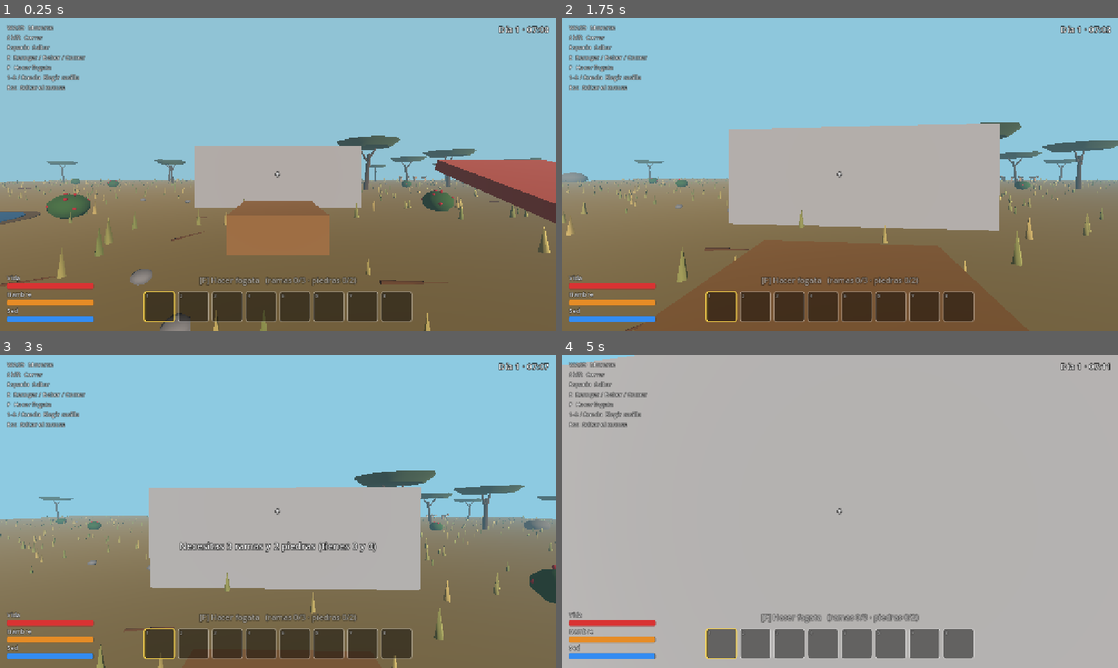
Above: before the commit, frames 1-4 (two rows, left to right).
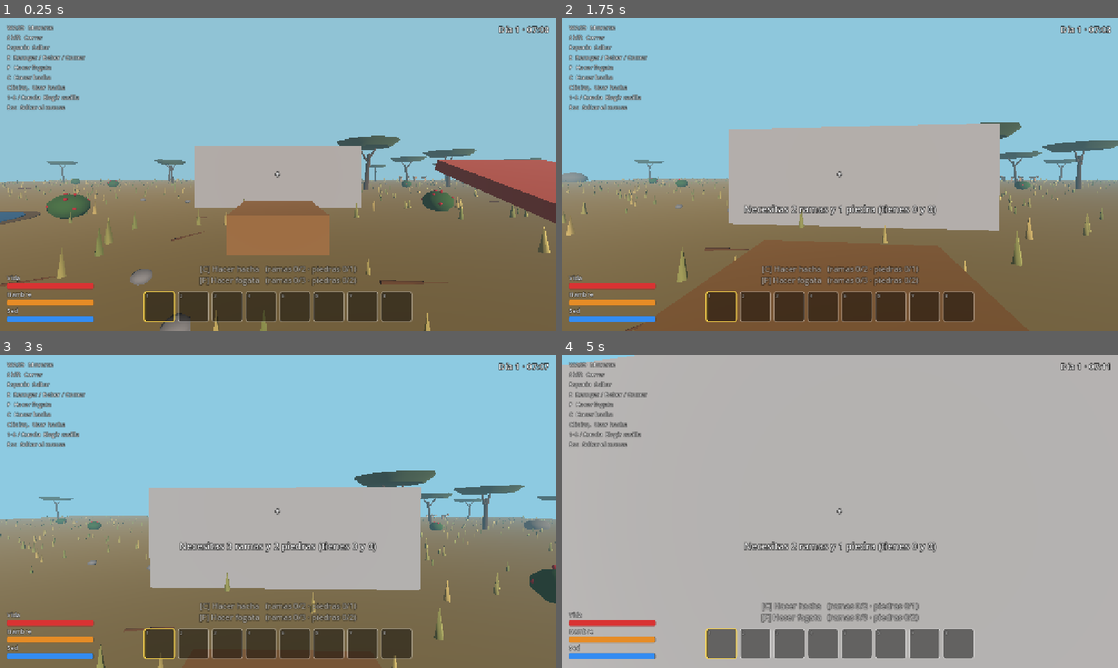
Above: after the commit, the same moments.

Repository: cgalvezd92/VideoJuego
Game: Godot game, scene res://Levels/main.tscn
Two runs of this game, one before a commit and one after it. Both use one fixed random seed, a clock stepped at 60 frames per second and the inputs below.
Inputs (mouse positions are in pixels of both pictures, inside the frame that each line leads up to):
- Up to frame 1 (0.25 s): no input
- Up to frame 2 (1.75 s): tap Enter at 0.5 s; move the mouse to (867, 174) at 0.52 s; press the mouse at (867, 174) at 0.53 s; hold W (move_forward) from 0.53 s (still down); tap E (interact) at 0.6 s; tap Space (jump) at 0.77, 1.52 s; move the mouse to (812, 174) at 1.27 s; release the mouse at (812, 174) at 1.28 s; click (812, 174) at 1.35 s; tap C (craft_axe, bound only after the commit) at 1.55 s
- Up to frame 3 (3 s): keep holding W (move_forward); move the mouse to (289, 505) at 2.02 s; hold C (craft_axe, bound only after the commit) 2.03-2.78 s; tap E (interact) at 2.3 s; tap Space (jump) at 2.75 s; move the mouse to (272, 517) at 2.77 s; tap F (build_fire) at 2.85 s
- Up to frame 4 (5 s): keep holding W (move_forward); tap Space (jump) at 3.02, 3.77, 4.52 s; click (834, 517) at 3.05 s; move the mouse to (878, 514) at 3.52 s; hold C (craft_axe, bound only after the commit) 3.53-4.28 s; tap E (interact) at 3.6, 4.55 s; move the mouse to (795, 508) at 4.27 s; tap Shift (sprint) at 4.35 s

The runs differ from the first frame. In frame 1, 0.9% of the frame differs, in the area x 1-65%, y 18-82%; in frame 2, 1.5%, in the area x 1-68%, y 18-82%; in frame 3, 0.9%; in frame 4, 1.5%.

Commit message:
Etapa 9: hacha de piedra y talar acacias
- crafting.gd: C fabrica un hacha (2 ramas + 1 piedra); aviso [C] encima
  de la barra (desaparece si ya tienes una).
- Player/tools.gd (nodo Tools): muestra objects/stone_axe.tscn en la mano
  cuando su casilla está seleccionada; clic izquierdo golpea con animación.
- objects/acacia.gd: 4 golpes para talar; se sacude, cae y da 4 de madera.
- interactor.gd: aviso '[Clic] Talar acacia (n/4)' o 'Necesitas un hacha'.
- hud.gd: dos líneas de aviso y controles nuevos (C y clic izquierdo).
- Acciones de entrada craft_axe (C) y attack (clic izquierdo).
- CLAUDE.md: etapa 8 lista, etapa 9 en pruebas.

Co-Authored-By: Claude Opus 5.5 <noreply@anthropic.com>
Claude-Session: https://claude.ai/code/session_015eDmJJqEXKPdpgqKicuVm4

Diff:
--- a/Player/crafting.gd
+++ b/Player/crafting.gd
@@ -1,5 +1,5 @@
 extends Node
-## Construcción: con F gastas ramas y piedras para hacer una fogata (Etapa 4).
+## Construcción: con F haces una fogata (Etapa 4) y con C un hacha (Etapa 9).
 ## Va en el nodo "Crafting", hijo de Player.
 
 const CAMPFIRE_SCENE: PackedScene = preload("res://objects/campfire.tscn")
@@ -9,13 +9,18 @@
 ## A cuántos metros delante del jugador aparece la fogata.
 @export var place_distance: float = 2.0
 
+@export_group("Hacha")
+@export var axe_branches: int = 2
+@export var axe_stones: int = 1
+
 @onready var player: CharacterBody3D = owner
 @onready var inventory = owner.get_node("Inventory")
 @onready var hud = owner.get_node("HUD")
 
 
 func _ready() -> void:
-	# El aviso "[F] Hacer fogata" se actualiza solo cuando cambia el inventario.
+	# Los avisos "[F] Hacer fogata" y "[C] Hacer hacha" se actualizan
+	# solo cuando cambia el inventario.
 	inventory.changed.connect(_update_hint)
 	_update_hint()
 
@@ -23,6 +28,28 @@
 func _unhandled_input(event: InputEvent) -> void:
 	if event.is_action_pressed("build_fire"):
 		_try_build_fire()
+	elif event.is_action_pressed("craft_axe"):
+		_try_craft_axe()
+
+
+func _try_craft_axe() -> void:
+	if inventory.get_amount("hacha") > 0:
+		hud.show_message("Ya tienes un hacha")
+		return
+
+	var branches: int = inventory.get_amount("rama")
+	var stones: int = inventory.get_amount("piedra")
+	if branches < axe_branches or stones < axe_stones:
+		hud.show_message("Necesitas %d ramas y %d piedra (tienes %d y %d)"
+			% [axe_branches, axe_stones, branches, stones])
+		return
+
+	if inventory.add_item("hacha", "Hacha", 1) == -1:
+		hud.show_message("Inventario lleno")
+		return
+	inventory.remove_item("rama", axe_branches)
+	inventory.remove_item("piedra", axe_stones)
+	hud.show_message("Hiciste un hacha: selecciona su casilla para usarla")
 
 
 func _try_build_fire() -> void:
@@ -52,8 +79,16 @@
 	var branches: int = inventory.get_amount("rama")
 	var stones: int = inventory.get_amount("piedra")
 	var available: bool = branches >= fire_branches and stones >= fire_stones
-	hud.set_hint("[F] Hacer fogata   (ramas %d/%d · piedras %d/%d)"
+	hud.set_hint(0, "[F] Hacer fogata   (ramas %d/%d · piedras %d/%d)"
 		% [branches, fire_branches, stones, fire_stones], available)
+
+	# El aviso del hacha desaparece cuando ya tienes una.
+	if inventory.get_amount("hacha") > 0:
+		hud.set_hint(1, "", false)
+	else:
+		var can_axe: bool = branches >= axe_branches and stones >= axe_stones
+		hud.set_hint(1, "[C] Hacer hacha   (ramas %d/%d · piedras %d/%d)"
+			% [branches, axe_branches, stones, axe_stones], can_axe)
 
 
 ## Busca suelo delante del jugador. Devuelve la posición o null.
--- a/Player/hud.gd
+++ b/Player/hud.gd
@@ -4,7 +4,8 @@
 
 var prompt_label: Label
 var message_label: Label
-var hint_label: Label
+## Avisos encima de la barra: [0] = fogata, [1] = hacha.
+var hint_labels: Array[Label] = []
 var clock_label: Label
 var health_bar: ProgressBar
 var hunger_bar: ProgressBar
@@ -17,6 +18,8 @@
 Espacio  Saltar
 E  Recoger / Beber / Comer
 F  Hacer fogata
+C  Hacer hacha
+Clic izq.  Usar hacha
 1-8 / Rueda  Elegir casilla
 Esc  Soltar el mouse"""
 
@@ -28,10 +31,12 @@
 	message_label = _create_label(80.0)
 
 	# Aviso encima de la barra de casillas (por ejemplo, "[F] Hacer fogata").
-	hint_label = _create_label(0.0)
-	hint_label.vertical_alignment = VERTICAL_ALIGNMENT_BOTTOM
-	hint_label.offset_bottom = -104.0
-	hint_label.add_theme_font_size_override("font_size", 18)
+	for i in 2:
+		var hint := _create_label(0.0)
+		hint.vertical_alignment = VERTICAL_ALIGNMENT_BOTTOM
+		hint.offset_bottom = -104.0 - i * 26.0  # Cada aviso, una línea más arriba.
+		hint.add_theme_font_size_override("font_size", 18)
+		hint_labels.append(hint)
 
 	# Lista de controles, pequeña, arriba a la izquierda.
 	var controls := _create_label(0.0)
@@ -66,16 +71,17 @@
 	prompt_label.text = new_text
 
 
-## Aviso de acción encima de la barra. Si "available" es false se ve atenuado.
-func set_hint(new_text: String, available: bool) -> void:
-	hint_label.text = new_text
+## Aviso de acción encima de la barra ("line" 0 o 1).
+## Si "available" es false se ve atenuado. Con texto vacío no se ve.
+func set_hint(line: int, new_text: String, available: bool) -> void:
+	var hint: Label = hint_labels[line]
+	hint.text = new_text
 	if available:
-		hint_label.modulate = Color(1.0, 0.85, 0.3)
+		hint.modulate = Color(1.0, 0.85, 0.3)
 	else:
-		hint_label.modulate = Color(1, 1, 1, 0.55)
+		hint.modulate = Color(1, 1, 1, 0.55)
 
 
-## La llama Survival 4 veces por segundo para actualizar las barras.
 func set_stats(health: float, hunger: float, thirst: float, max_value: float, near_fire: bool) -> void:
 	health_bar.max_value = max_value
 	hunger_bar.max_value = max_value
--- a/Player/interactor.gd
+++ b/Player/interactor.gd
@@ -5,6 +5,7 @@
 
 @onready var hud = owner.get_node("HUD")
 @onready var inventory = owner.get_node("Inventory")
+@onready var tools = owner.get_node("Tools")
 
 
 func _ready() -> void:
@@ -27,6 +28,12 @@
 		hud.set_prompt(target.get_prompt())
 		if pressed:
 			hud.show_message(target.interact(owner))
+	elif target != null and target.has_method("chop"):
+		# Árboles: se talan con el hacha (clic izquierdo, lo gestiona Tools).
+		if tools.is_holding_axe():
+			hud.set_prompt("[Clic] " + target.get_chop_text())
+		else:
+			hud.set_prompt("Necesitas un hacha en la mano para talar")
 	else:
 		hud.set_prompt("")
 
--- a/Player/player.tscn
+++ b/Player/player.tscn
@@ -7,6 +7,7 @@
 [ext_resource type="Script" path="res://Player/inventory_ui.gd" id="5_invui"]
 [ext_resource type="Script" path="res://Player/crafting.gd" id="6_craft"]
 [ext_resource type="Script" path="res://Player/survival.gd" id="7_surv"]
+[ext_resource type="Script" path="res://Player/tools.gd" id="8_tools"]
 
 [sub_resource type="CapsuleShape3D" id="CapsuleShape3D_y2pph"]
 radius = 0.35
@@ -44,3 +45,6 @@
 
 [node name="Survival" type="Node" parent="." unique_id=1648220913]
 script = ExtResource("7_surv")
+
+[node name="Tools" type="Node" parent="." unique_id=1129384756]
+script = ExtResource("8_tools")
--- /dev/null
+++ b/Player/tools.gd
@@ -0,0 +1,71 @@
+extends Node
+## Herramientas: muestra el hacha en la mano y golpea con clic izquierdo (Etapa 9).
+## Va en el nodo "Tools", hijo de Player.
+
+const AXE_SCENE: PackedScene = preload("res://objects/stone_axe.tscn")
+
+## Segundos entre golpe y golpe.
+@export var swing_cooldown: float = 0.5
+
+@onready var inventory = owner.get_node("Inventory")
+@onready var hud = owner.get_node("HUD")
+@onready var camera: Camera3D = owner.get_node("Head/Camera3D")
+@onready var interactor: RayCast3D = owner.get_node("Head/Camera3D/Interactor")
+
+var axe_model: Node3D
+var rest_rotation: Vector3
+var cooldown: float = 0.0
+
+
+func _ready() -> void:
+	# El hacha se pone delante de la cámara, abajo a la derecha.
+	axe_model = AXE_SCENE.instantiate()
+	camera.add_child(axe_model)
+	axe_model.position = Vector3(0.32, -0.32, -0.55)
+	axe_model.rotation_degrees = Vector3(10, -15, 0)
+	rest_rotation = axe_model.rotation
+
+	inventory.changed.connect(_update_held)
+	inventory.selection_changed.connect(_update_held)
+	_update_held()
+
+
+func _process(delta: float) -> void:
+	cooldown -= delta
+
+
+func _unhandled_input(event: InputEvent) -> void:
+	# Solo golpea con el mouse capturado (el primer clic tras Esc lo recaptura).
+	if event.is_action_pressed("attack") and Input.mouse_mode == Input.MOUSE_MODE_CAPTURED:
+		if is_holding_axe() and cooldown <= 0.0:
+			_swing()
+
+
+func is_holding_axe() -> bool:
+	var item = inventory.get_selected_item()
+	return item != null and item.id == "hacha"
+
+
+func _update_held() -> void:
+	# El hacha solo se ve si su casilla está seleccionada.
+	axe_model.visible = is_holding_axe()
+
+
+func _swing() -> void:
+	cooldown = swing_cooldown
+
+	# Animación: el hacha baja rápido y vuelve despacio.
+	var tween := create_tween()
+	tween.tween_property(axe_model, "rotation", rest_rotation + Vector3(-1.2, 0.2, 0), 0.1)
+	tween.tween_property(axe_model, "rotation", rest_rotation, 0.25)
+
+	var target: Object = interactor.get_collider()
+	if target == null or not target.has_method("chop"):
+		return
+
+	var wood: int = target.chop()
+	if wood > 0:
+		if inventory.add_item("madera", "Madera", wood) == -1:
+			hud.show_message("Talaste el árbol, pero el inventario está lleno")
+		else:
+			hud.show_message("Talaste el árbol: +%d madera" % wood)
--- /dev/null
+++ b/objects/acacia.gd
@@ -0,0 +1,45 @@
+extends StaticBody3D
+## Acacia: se puede talar con el hacha (Etapa 9).
+## Va en el nodo raíz "Acacia" de acacia.tscn.
+
+## Golpes de hacha necesarios para talarla.
+@export var hits_needed: int = 4
+## Madera que da al caer.
+@export var wood_amount: int = 4
+
+var hits: int = 0
+
+
+## La llama Tools al golpear. Devuelve la madera conseguida (0 si aún no cae).
+func chop() -> int:
+	if hits >= hits_needed:
+		return 0  # Ya está cayendo.
+	hits += 1
+
+	if hits < hits_needed:
+		_shake()
+		return 0
+
+	_fall()
+	return wood_amount
+
+
+func get_chop_text() -> String:
+	return "Talar acacia (%d/%d)" % [hits, hits_needed]
+
+
+func _shake() -> void:
+	# Pequeña sacudida para notar el golpe.
+	var tween := create_tween()
+	tween.tween_property(self, "rotation:z", 0.04, 0.05)
+	tween.tween_property(self, "rotation:z", -0.03, 0.08)
+	tween.tween_property(self, "rotation:z", 0.0, 0.08)
+
+
+func _fall() -> void:
+	# Deja de chocar y cae de lado; luego desaparece.
+	$CollisionShape3D.set_deferred("disabled", true)
+	var tween := create_tween()
+	tween.tween_property(self, "rotation:z", PI * 0.5, 1.2).set_ease(Tween.EASE_IN).set_trans(Tween.TRANS_QUAD)
+	tween.tween_interval(1.0)
+	tween.tween_callback(queue_free)
--- a/objects/acacia.tscn
+++ b/objects/acacia.tscn
@@ -1,4 +1,6 @@
 [gd_scene format=3]
+
+[ext_resource type="Script" path="res://objects/acacia.gd" id="1_acacia"]
 
 [sub_resource type="StandardMaterial3D" id="StandardMaterial3D_g32r4"]
 albedo_color = Color(0.33, 0.24, 0.16, 1)
@@ -35,6 +37,7 @@
 radius = 0.25
 
 [node name="Acacia" type="StaticBody3D" unique_id=994584550]
+script = ExtResource("1_acacia")
 
 [node name="Trunk" type="MeshInstance3D" parent="." unique_id=1558240799]
 transform = Transform3D(0.9945219, -0.104528464, 0, 0.104528464, 0.9945219, 0, 0, 0, 1, 0, 1.6, 0)
--- /dev/null
+++ b/objects/stone_axe.tscn
@@ -0,0 +1,42 @@
+[gd_scene format=3]
+
+[sub_resource type="StandardMaterial3D" id="StandardMaterial3D_ah6a1"]
+albedo_color = Color(0.45, 0.3, 0.17, 1)
+
+[sub_resource type="CylinderMesh" id="CylinderMesh_nulb3"]
+material = SubResource("StandardMaterial3D_ah6a1")
+top_radius = 0.022
+bottom_radius = 0.026
+height = 0.55
+radial_segments = 6
+rings = 0
+
+[sub_resource type="StandardMaterial3D" id="StandardMaterial3D_i1eoi"]
+albedo_color = Color(0.5, 0.5, 0.48, 1)
+
+[sub_resource type="BoxMesh" id="BoxMesh_0a7ec"]
+material = SubResource("StandardMaterial3D_i1eoi")
+size = Vector3(0.05, 0.11, 0.2)
+
+[sub_resource type="StandardMaterial3D" id="StandardMaterial3D_tv6x0"]
+albedo_color = Color(0.3, 0.22, 0.12, 1)
+
+[sub_resource type="BoxMesh" id="BoxMesh_3qy47"]
+material = SubResource("StandardMaterial3D_tv6x0")
+size = Vector3(0.06, 0.05, 0.06)
+
+[node name="StoneAxe" type="Node3D" unique_id=1785196179]
+
+[node name="Handle" type="MeshInstance3D" parent="." unique_id=952956200]
+cast_shadow = 0
+mesh = SubResource("CylinderMesh_nulb3")
+
+[node name="Head" type="MeshInstance3D" parent="." unique_id=443900912]
+transform = Transform3D(1, 0, 0, 0, 1, 0, 0, 0, 1, 0, 0.22, -0.07)
+cast_shadow = 0
+mesh = SubResource("BoxMesh_0a7ec")
+
+[node name="Binding" type="MeshInstance3D" parent="." unique_id=1744925210]
+transform = Transform3D(1, 0, 0, 0, 1, 0, 0, 0, 1, 0, 0.22, 0)
+cast_shadow = 0
+mesh = SubResource("BoxMesh_3qy47")
--- a/project.godot
+++ b/project.godot
@@ -65,6 +65,16 @@
 "events": [Object(InputEventKey,"resource_local_to_scene":false,"resource_name":"","device":-1,"window_id":0,"alt_press …(192 unchanged characters)…
 ]
 }
+craft_axe={
+"deadzone": 0.2,
+"events": [Object(InputEventKey,"resource_local_to_scene":false,"resource_name":"","device":-1,"window_id":0,"alt_pressed":false,"shift_pressed":false,"ctrl_pressed":false,"meta_pressed":false,"pressed":false,"keycode":0,"physical_keycode":67,"key_label":0,"unicode":99,"location":0,"echo":false,"script":null)
+]
+}
+attack={
+"deadzone": 0.2,
+"events": [Object(InputEventMouseButton,"resource_local_to_scene":false,"resource_name":"","device":-1,"window_id":0,"alt_pressed":false,"shift_pressed":false,"ctrl_pressed":false,"meta_pressed":false,"button_mask":0,"position":Vector2(0, 0),"global_position":Vector2(0, 0),"factor":1.0,"button_index":1,"canceled":false,"pressed":false,"double_click":false,"script":null)
+]
+}
 
 [physics]
 
Not shown, changed: CLAUDE.md
